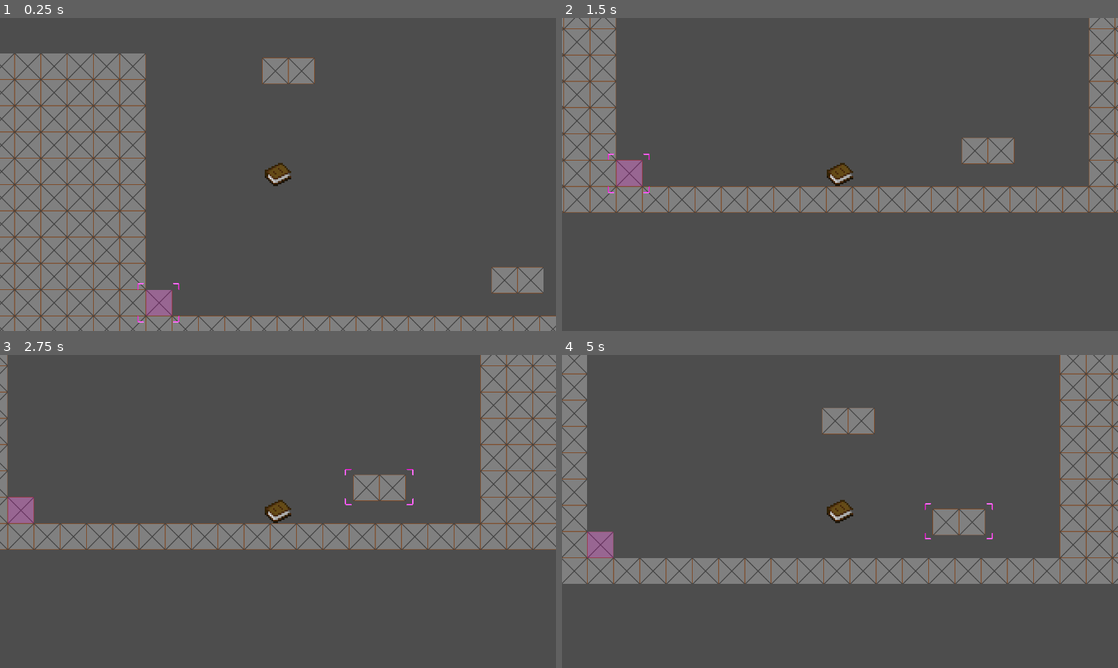
Above: before the commit, frames 1-4 (two rows, left to right).
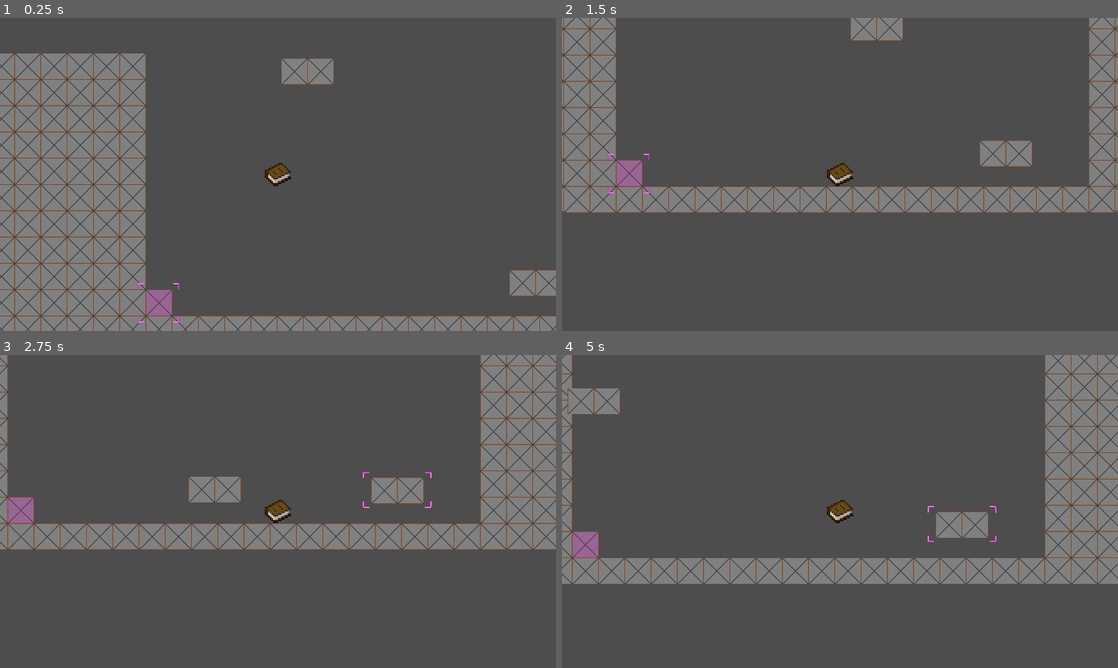
Above: after the commit, the same moments.

Repository: Arti-Dev/LucidNightmaresDemo
Game: Godot game, scene res://scenes/level.tscn
Same seed, same stepped clock (60 frames per second), same inputs: the game is played once before the commit and once after it.
Inputs:
- Up to frame 1 (0.25 s): no input
- Up to frame 2 (1.5 s): hold D (PlayerRight) from 0.53 s (still down); tap Q (Q) at 0.6 s; tap Space (PlayerJump) at 0.77 s; tap Tab (Tab) at 1.35 s
- Up to frame 3 (2.75 s): tap Space (PlayerJump) at 1.52 s; release D (PlayerRight) at 2.03 s; hold A (PlayerLeft) from 2.03 s (still down); tap Q (Q) at 2.1 s
- Up to frame 4 (5 s): release A (PlayerLeft) at 2.78 s; hold D (PlayerRight) 2.78-4.28 s; tap Tab (Tab) at 2.85, 4.35 s; tap Space (PlayerJump) at 3.02, 3.77, 4.52 s; tap Q (Q) at 3.6 s; hold A (PlayerLeft) from 4.28 s (still down)

The runs differ from the first frame. In frame 1, 1.3% of the frame differs, in the area x 47-100%, y 12-89%; in frame 2, 1.4%; in frame 3, 1.5%; in frame 4, 9.0%, in the area x 0-100%, y 0-74%.

Commit message:
Loop toggle

Diff:
--- a/scenes/level.tscn
+++ b/scenes/level.tscn
@@ -36,9 +36,9 @@
 }
 point_count = 5
 
-[sub_resource type="Curve2D" id="Curve2D_608pn"]
+[sub_resource type="Curve2D" id="Curve2D_e67mj"]
 _data = {
-"points": PackedVector2Array(0, 0, 0, 0, 3786, 649, 0, 0, 0, 0, 3778, 163)
+"points": PackedVector2Array(0, 0, 0, 0, 3830, 656, 0, 0, 0, 0, 3822, 177)
 }
 point_count = 2
 
@@ -59,7 +59,8 @@
 [node name="platform" parent="." instance=ExtResource("5_vpwjr")]
 position = Vector2(2948, 453)
 curve = SubResource("Curve2D_5oh4b")
+speed = 300
 
 [node name="PathMovingPlatform" parent="." instance=ExtResource("6_tvw0b")]
-curve = SubResource("Curve2D_608pn")
+curve = SubResource("Curve2D_e67mj")
 speed = 200
--- a/scenes/telekinetic_path_platform.tscn
+++ b/scenes/telekinetic_path_platform.tscn
@@ -1,10 +1,8 @@
-[gd_scene load_steps=8 format=3 uid="uid://buc8o5r408v7d"]
+[gd_scene load_steps=7 format=3 uid="uid://buc8o5r408v7d"]
 
 [ext_resource type="Script" path="res://scripts/telekinetic_path_platform.gd" id="1_th1uv"]
 [ext_resource type="Texture2D" uid="uid://by3poox6dkvvr" path="res://assets/tileset/tileset.png" id="2_5n4q1"]
 [ext_resource type="PackedScene" uid="uid://df73nfep6qcjo" path="res://scenes/marker.tscn" id="3_76vt5"]
-
-[sub_resource type="Curve2D" id="Curve2D_uwdly"]
 
 [sub_resource type="TileSetAtlasSource" id="TileSetAtlasSource_i2sqx"]
 texture = ExtResource("2_5n4q1")
@@ -21,7 +19,6 @@
 size = Vector2(124, 59)
 
 [node name="PathMovingPlatform" type="Path2D"]
-curve = SubResource("Curve2D_uwdly")
 script = ExtResource("1_th1uv")
 
 [node name="PathFollow2D" type="PathFollow2D" parent="."]
--- a/scripts/path_moving_platform.gd
+++ b/scripts/path_moving_platform.gd
@@ -7,12 +7,20 @@
 # define a Curve2D in the inspector of the scene node
 @onready var pathFollow: PathFollow2D = $PathFollow2D
 @export var speed = 100
+@export var loop = false
+
+var direction = 1
 
 # Called when the node enters the scene tree for the first time.
 func _ready() -> void:
-	pass
+	pathFollow.loop = loop
 
 
 # Called every frame. 'delta' is the elapsed time since the previous frame.
 func _physics_process(delta: float) -> void:
-	pathFollow.progress += speed * delta
+	pathFollow.progress += speed * delta * direction
+	if not loop:
+		if pathFollow.progress_ratio >= 1:
+			direction = -1
+		elif pathFollow.progress_ratio <= 0:
+			direction = 1
--- a/scripts/telekinetic_path_platform.gd
+++ b/scripts/telekinetic_path_platform.gd
@@ -8,10 +8,11 @@
 # define a Curve2D in the inspector of the scene node
 @onready var pathFollow: PathFollow2D = $PathFollow2D
 @export var speed = 100
+@export var loop = false
 
 # Called when the node enters the scene tree for the first time.
 func _ready() -> void:
-	pass
+	pathFollow.loop = loop
 
 
 # Called every frame. 'delta' is the elapsed time since the previous frame.
